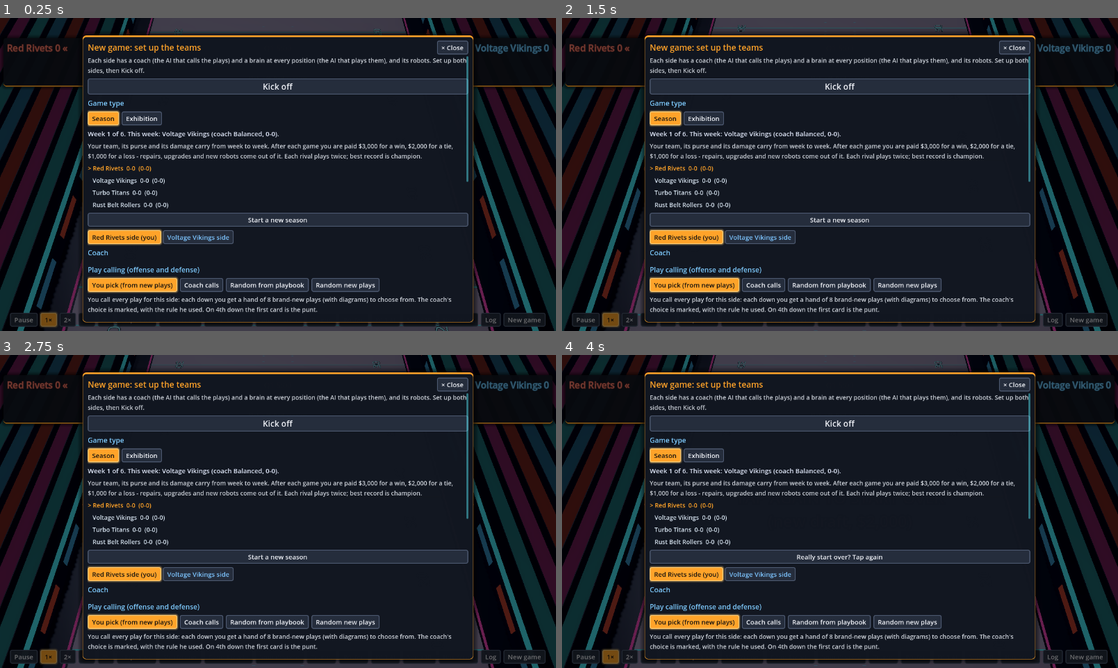
Above: before the commit, frames 1-4 (two rows, left to right).
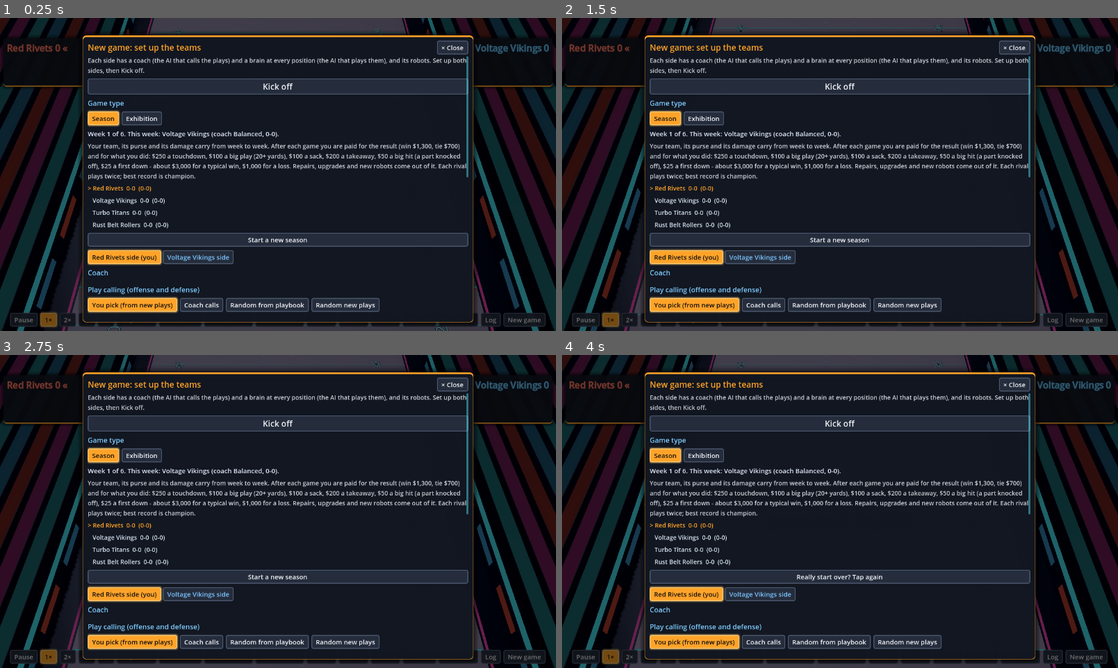
Above: after the commit, the same moments.

Repository: nathandunn/gridiron-career
Game: Godot game, scene res://scenes/Main.tscn
The game is run twice, just before and just after one commit, with the same random seed, the same clock (stepped at 60 frames per second) and the same inputs.
Inputs:
- Up to frame 1 (0.25 s): no input
- Up to frame 2 (1.5 s): click "Cam: Arcade" at 0.5 s; click "Cam: Arcade" at 1.25 s
- Up to frame 3 (2.75 s): click "New game" at 2 s
- Up to frame 4 (4 s): click "New game" at 2.75 s; click "Start a new season" at 3.5 s

The runs differ from the first frame. In frame 1, 14% of the frame differs, in the area x 15-85%, y 40-95%; in frame 2, 14%; in frame 3, 14%; in frame 4, 14%.
Error in both runs: Out of bounds get index '0' (on base: 'Array') (res://scripts/team.gd:14)

Commit message:
Performance pay: win $1,300 / tie $700, plus touchdowns, big plays, sacks, takeaways, big hits and first downs
Co-Authored-By: Claude Opus 5.5 <noreply@anthropic.com>
Claude-Session: https://claude.ai/code/session_01HmE9FLbeVRN99oMBHaGgc2

Diff:
--- a/scripts/career.gd
+++ b/scripts/career.gd
@@ -370,7 +370,20 @@
 ## Pay between games: whatever the damage costs to put right (every lost or worn part back to
 ## new), plus a share of the $2,000 budget for the result - 20% for a win, 15% a tie, 10% a loss -
 ## to spend on upgrades or new robots. So winning buys you a 20% better team for next week.
-const RESULT_PAY := {"win": 3000, "tie": 2000, "loss": 1000}   # flat: repairs come out of it
+## Earned in the game: about $3,000 for an average win and $1,000 for an average loss (measured
+## over 40 games), more for a big day. Repairs, upgrades and new robots come out of it.
+const RESULT_PAY := {"win": 1300, "tie": 700, "loss": 0}
+const EARN := [["td", "Touchdowns", 250], ["big", "Big plays (20+ yds)", 100], ["sacks", "Sacks", 100],
+	["takeaways", "Takeaways", 200], ["hits", "Big hits (parts knocked off)", 50], ["first_downs", "First downs", 25]]
+
+
+static func _earned(g: Game, t: int) -> Dictionary:
+	var hits := 0
+	for br in g.broken:
+		if int(br["team"]) != t:
+			hits += 1
+	return {"td": int(g.stats[t]["td"]), "big": int(g.stats[t]["explosive"]), "sacks": int(g.stats[1 - t]["sacks"]),
+		"takeaways": int(g.stats[1 - t]["turnovers"]), "hits": hits, "first_downs": int(g.stats[t]["first_downs"])}
 
 
 static func damage_bill(t: int) -> int:
@@ -397,7 +410,14 @@
 		var lines: Array = []
 		var res := "tie" if w < 0 else ("win" if w == t else "loss")
 		var total := int(RESULT_PAY[res])
-		lines.append([{"win": "Win", "tie": "Tie", "loss": "Loss"}[res], total])
+		if total > 0:
+			lines.append([{"win": "Win", "tie": "Tie", "loss": "Loss"}[res], total])
+		var got := _earned(g, t)
+		for e in EARN:
+			var n := int(got[e[0]])
+			if n > 0:
+				lines.append(["%s x%d" % [e[1], n], n * int(e[2])])
+				total += n * int(e[2])
 		add_money(t, total)
 		slips.append({"lines": lines, "total": total, "name": String(team(t)["name"]), "purse": money(t)})
 	save()
--- a/scripts/hud.gd
+++ b/scripts/hud.gd
@@ -515,7 +515,7 @@
 	else:
 		var opp := Career.team(1)
 		box.add_child(_label("Week %d of %d. This week: %s (coach %s, %s)." % [int(sn["week"]), Career.WEEKS, opp["name"], opp["coach"], Career._rec_text(opp["rec"])], fs, Color(0.9, 0.93, 1.0)))
-		box.add_child(_label("Your team, its purse and its damage carry from week to week. After each game you are paid $3,000 for a win, $2,000 for a tie, $1,000 for a loss - repairs, upgrades and new robots come out …(72 unchanged characters)…
+		box.add_child(_label("Your team, its purse and its damage carry from week to week. After each game you are paid for the result (win $1,300, tie $700) and for what you did: $250 a touchdown, $100 a big play (20+ yards), $100 a sack, $200 a takeaway, $50 a big hit (a part knocked off), $25 a first down - about $3,000 for a typical win, $1,000 for a loss. Repairs, upgrades and new robots come out …(72 unchanged characters)…
 	for r in Career.standings():
 		box.add_child(_label(("> " if r["you"] else "   ") + String(r["text"]), fs - 1, MAGENTA if r["you"] else Color(0.85, 0.9, 0.95)))
 	var ns := _button("Really start over? Tap again" if _confirm_new_season else "Start a new season", func():
Not shown, changed: README.md
